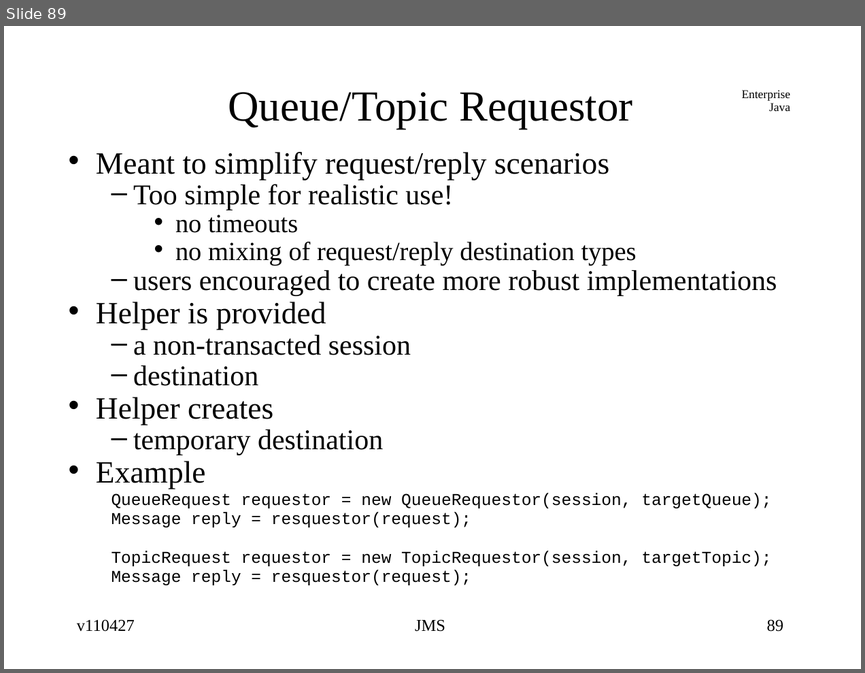
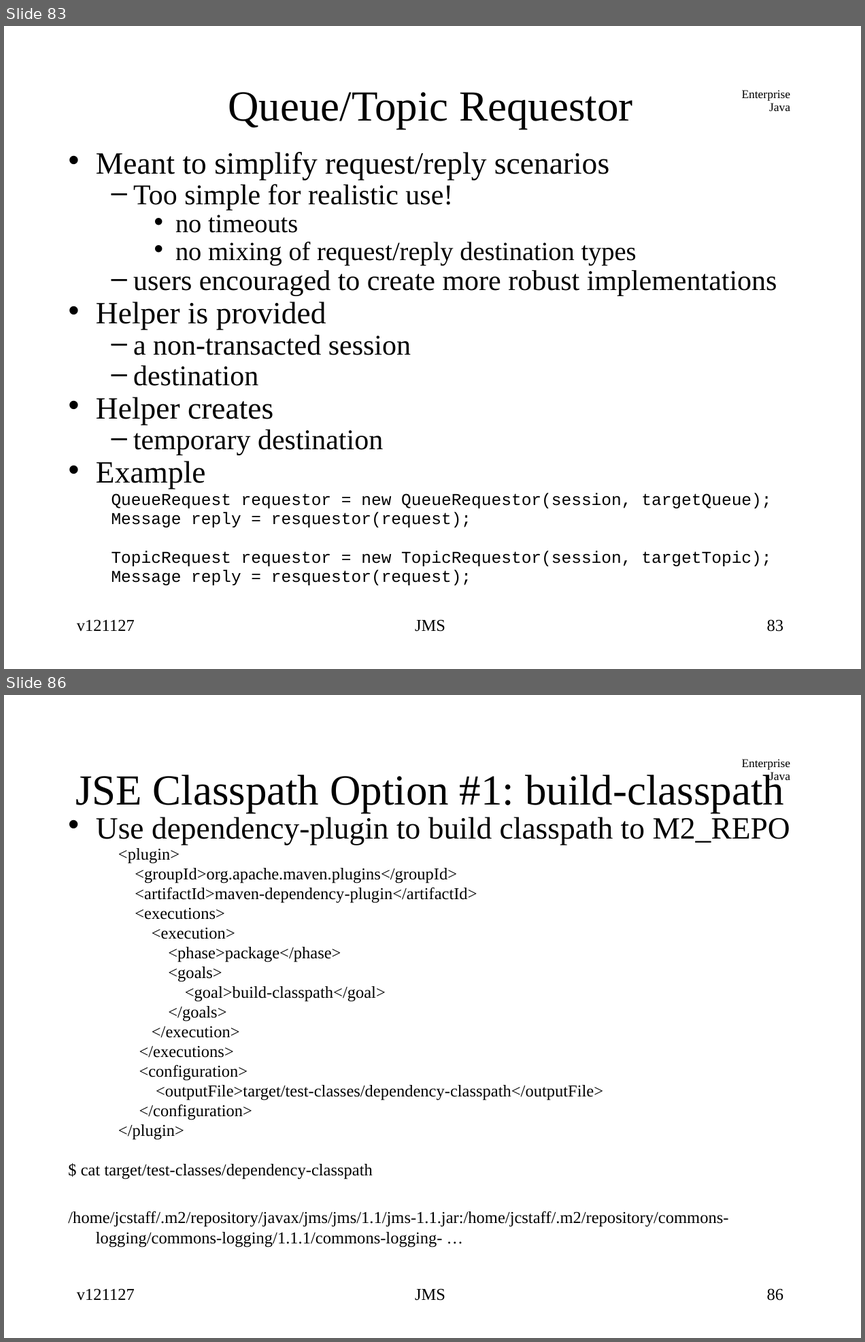
Before and after one commit to jcstaff/ejava-javaee, a slide deck: jmsCore/src/site/resources/lectures/jmsCore.ppt. Shown one above the other, each under a label of ours: slide 89 before the commit, slides 83 and 86 after it; the slides between them are not shown. The pictures are 865x673 and 865x1342 pixels, drawn with LibreOffice and Linux fonts; fonts in the diff are those of the drawing. Boxes give left, top, right and bottom in pixels: in the first picture for what was removed or moved away, otherwise in the second. Text is boxed around its words. In the diff, an @@ line names an element or a change of style, - is before the commit and + after.

```diff
--- a/jmsCore/src/site/resources/lectures/jmsCore.ppt
+++ b/jmsCore/src/site/resources/lectures/jmsCore.ppt
@@ slide 86 added at <box>4,695,861,1338</box>, background #FFFFFF; not listed: 1 template element that a slide beside it also shows @@
@@ title added at <box>75,772,784,813</box>, 36 pt, text #000000 @@
+JSE Classpath Option #1: build-classpath
@@ text added at <box>68,817,790,1246</box>, 14 pt, text #000000 @@
+• Use dependency-plugin to build classpath to M2_REPO
+<plugin>
+<groupId>org.apache.maven.plugins</groupId>
+<artifactId>maven-dependency-plugin</artifactId>
+<executions>
+<execution>
+<phase>package</phase>
+<goals>
+<goal>build-classpath</goal>
+</goals>
+</execution>
+</executions>
+<configuration>
+<outputFile>target/test-classes/dependency-classpath</outputFile>
+</configuration>
+</plugin>
+$ cat target/test-classes/dependency-classpath
+/home/jcstaff/.m2/repository/javax/jms/jms/1.1/jms-1.1.jar:/home/jcstaff/.m2/repository/commons-logging/commons-logging/1.1.1/commons-logging- …
@@ text added at <box>77,1288,135,1300</box>, 14 pt, text #000000 @@
+v121127
@@ text added at <box>415,1288,445,1300</box>, 14 pt, text #000000 @@
+JMS
@@ page number added at <box>767,1288,784,1300</box>, 14 pt, text #000000 @@
+86
@@ what was slide 89 is now slide 83 @@
@@ slide 83 changed as well @@
@@ text at <box>77,619,135,631</box>: text changed @@
-v110427
+v121127
@@ page number at <box>767,619,784,631</box>: text changed @@
-89
+83
```
Also in this commit, not shown: 82 other slides changed, 6 other slides added, 8 slides removed.
